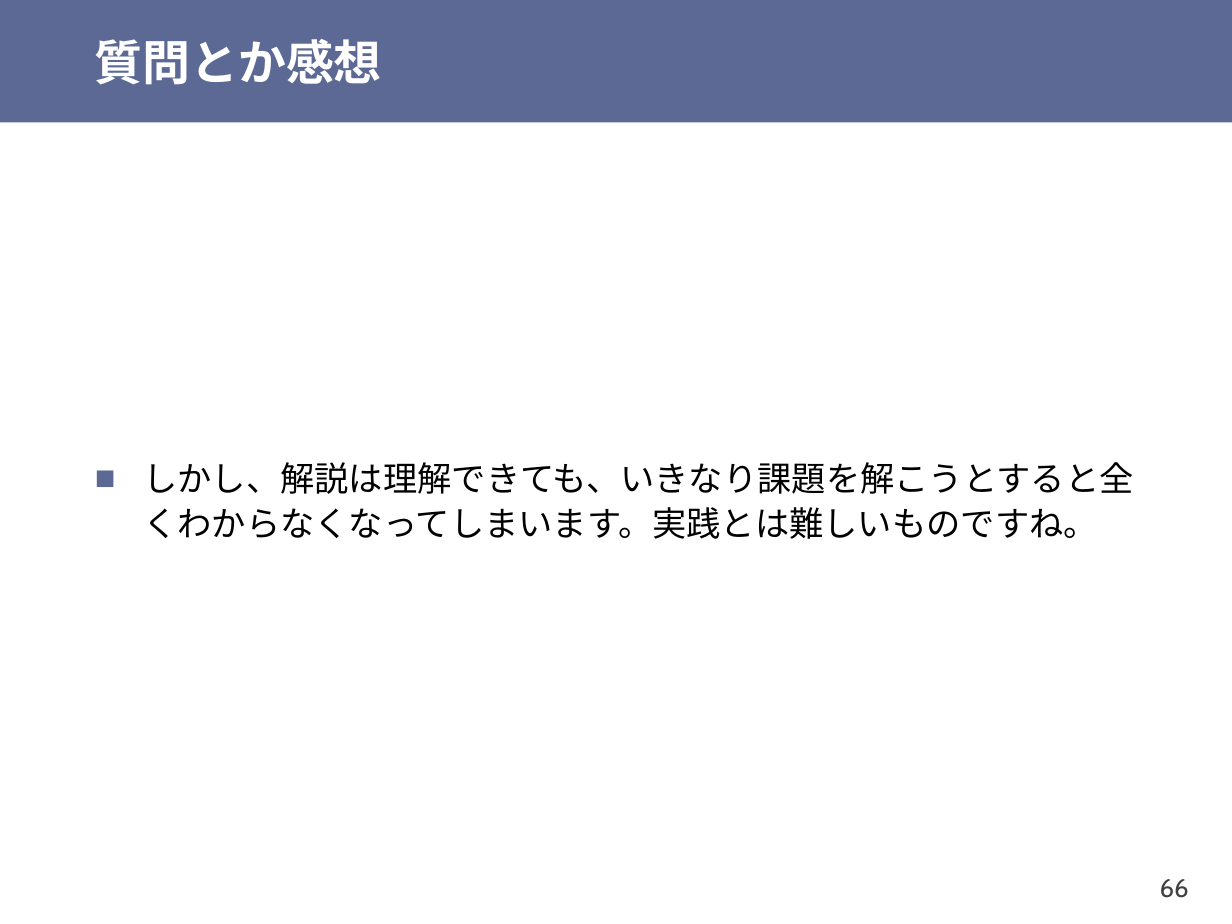
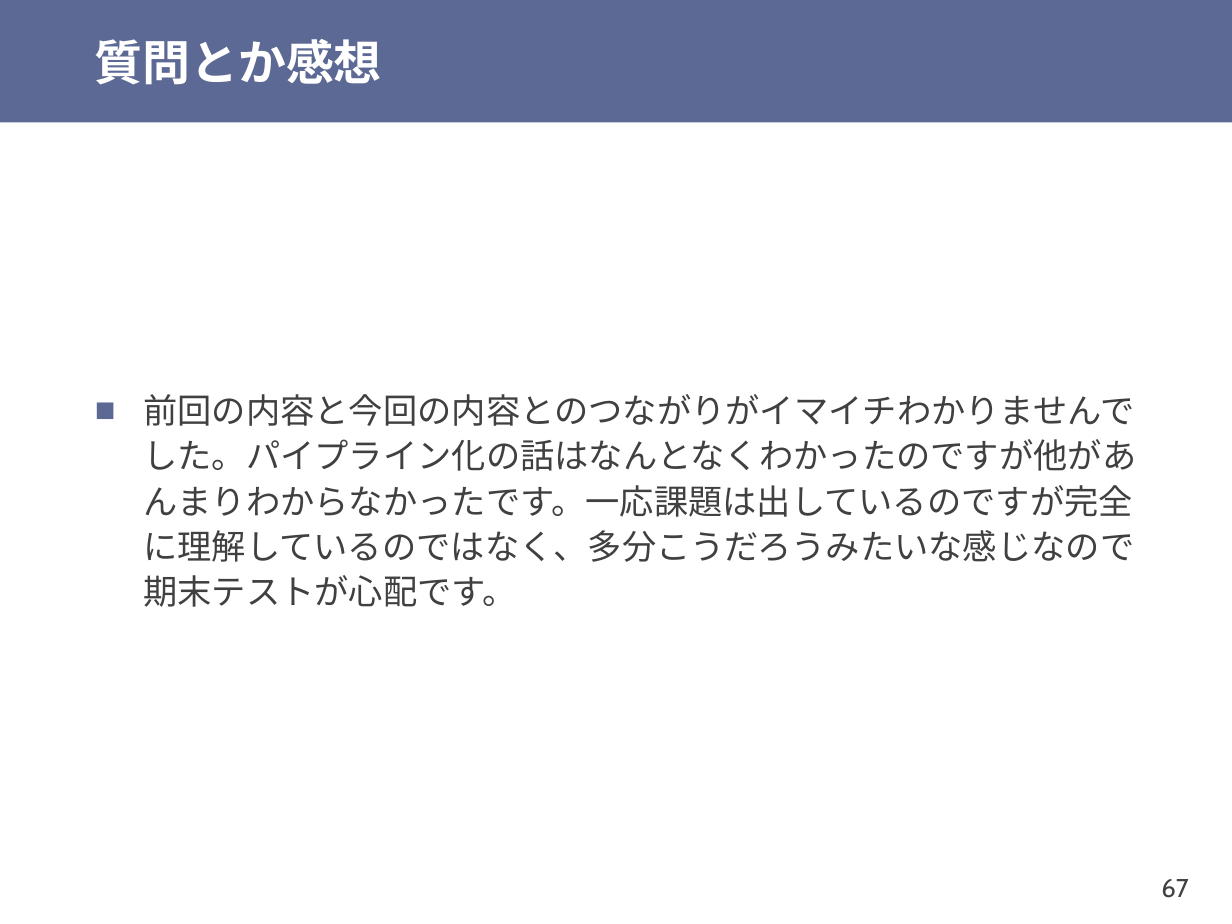
Before and after one commit to shioyadan/otya-computer-architecture-i, a slide deck: slide 67 of cai-shioya-08.pptx (slide 66 before the commit). Drawn at 1232x924 pixels with LibreOffice and Linux fonts; fonts in the diff are those of the drawing. Boxes give left, top, right and bottom in pixels: in the first picture for what was removed or moved away, otherwise in the second. Text is boxed around its words. In the diff, an @@ line names an element or a change of style, - is before the commit and + after.

```diff
--- a/cai-shioya-08.pptx
+++ b/cai-shioya-08.pptx
@@ text at [143,394,1136,607]: text changed; font Noto Sans CJK JP to Cabin; text colour #000000 to #404040 @@
-■ しかし、解説は理解できても、いきなり課題を解こうとすると全くわからなくなってしまいます。実践とは難しいものですね。
+■ 前回の内容と今回の内容とのつながりがイマイチわかりませんでした。パイプライン化の話はなんとなくわかったのですが他があんまりわからなかったです。一応課題は出しているのですが完全に理解しているのではなく、多分こうだろうみたいな感じなので期末テストが心配です。
@@ page number at [1161,879,1188,898]: text changed @@
-66
+67
```
Also in this commit, not shown: 15 other slides changed, 19 slides added, 5 slides removed, 1 other file.
